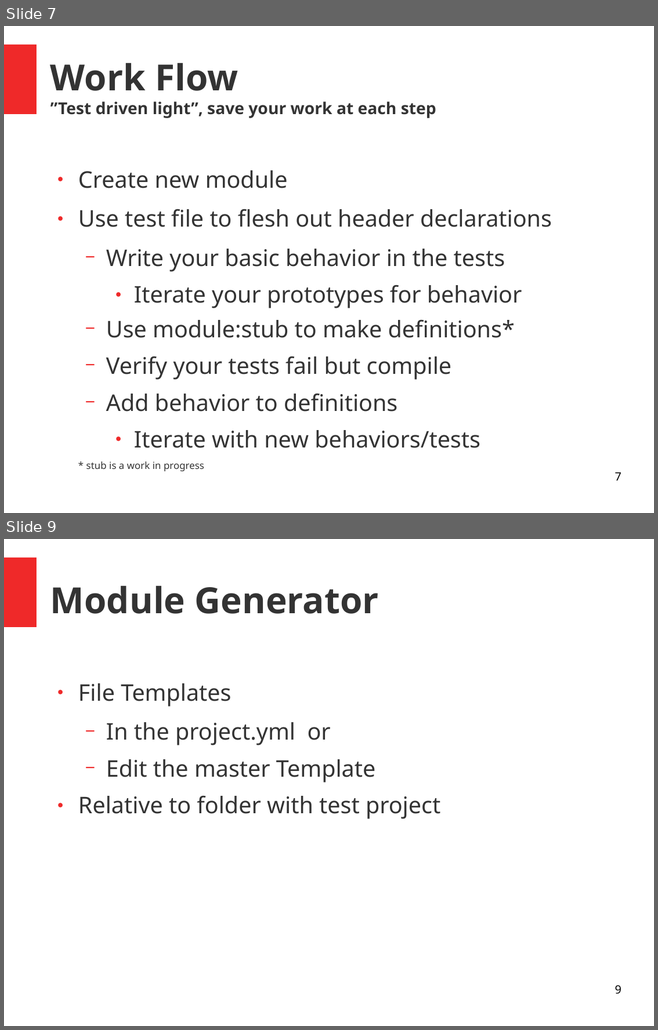
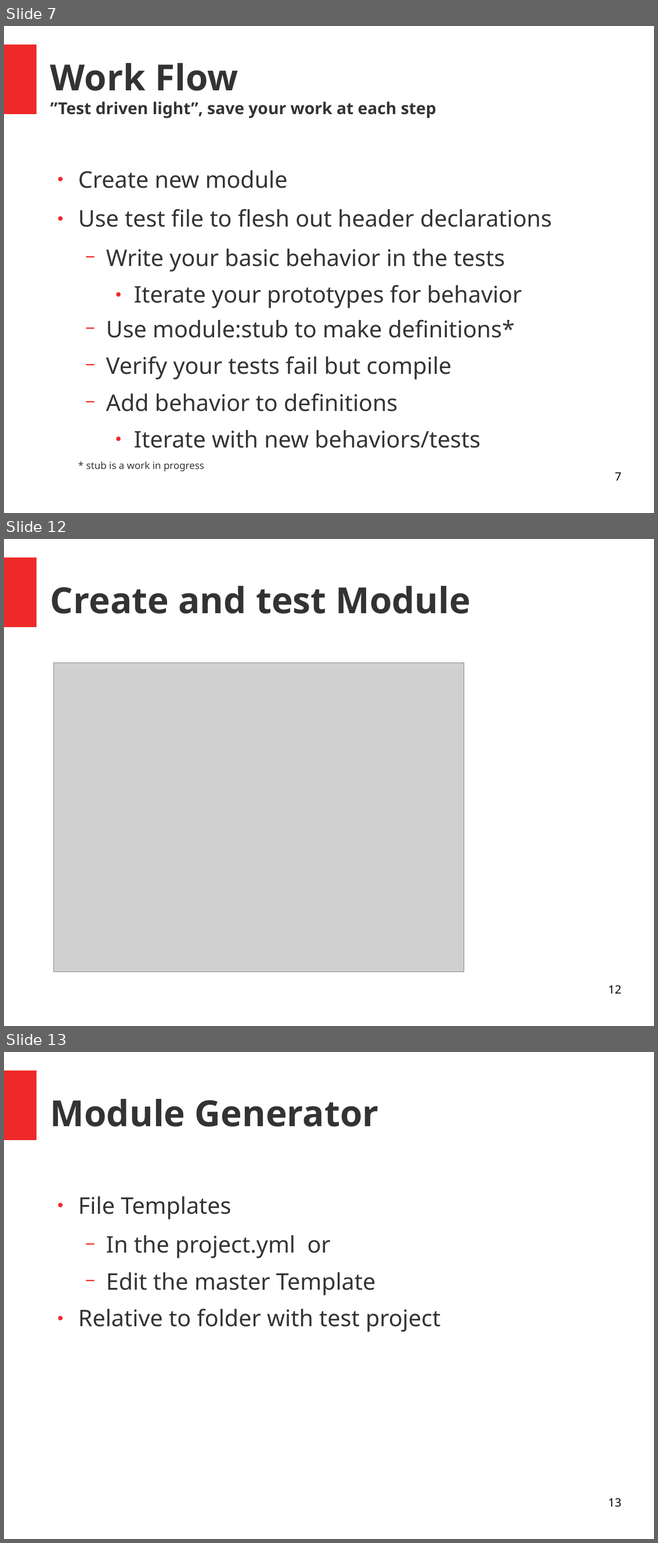
Before and after one commit to bd2357/ceedling_talk, a slide deck: ceedling_talk.odp. Shown one above the other, each under a label of ours: slides 7 and 9 before the commit, slides 7, 12 and 13 after it; the slides between them are not shown. The pictures are 658x1030 and 658x1543 pixels, drawn with LibreOffice and Linux fonts; fonts in the diff are those of the drawing; grey boxes stand for pictures. Boxes give left, top, right and bottom in pixels: in the first picture for what was removed or moved away, otherwise in the second. Text is boxed around its words. In the diff, an @@ line names an element or a change of style, - is before the commit and + after.

```diff
--- a/ceedling_talk.odp
+++ b/ceedling_talk.odp
@@ slide 12 added at <box>4,539,654,1026</box>, background #FFFFFF; not listed: 1 template element that a slide beside it also shows @@
@@ title added at <box>50,586,471,614</box>, 44 pt, text #333333, bold @@
+Create and test Module
@@ picture added at <box>54,663,464,972</box> @@
@@ page number added at <box>608,985,621,994</box>, 14 pt, text #000000 @@
+12
@@ what was slide 9 is now slide 13 @@
@@ page number at <box>608,1498,621,1507</box>: text changed @@
-9
+13
```
Also in this commit, not shown: 4 slides changed, 5 other slides added, 2 slides removed, 6 other files.
